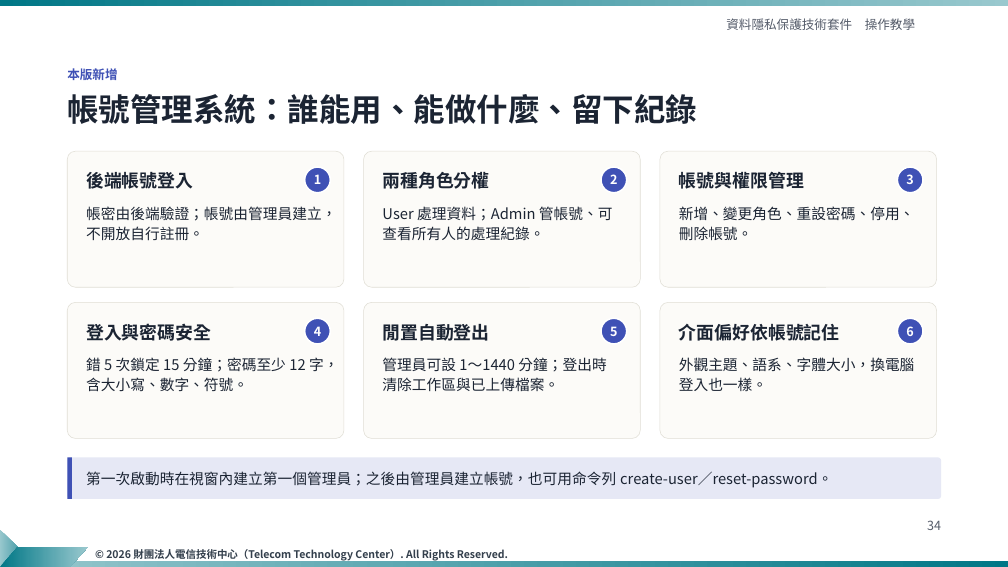
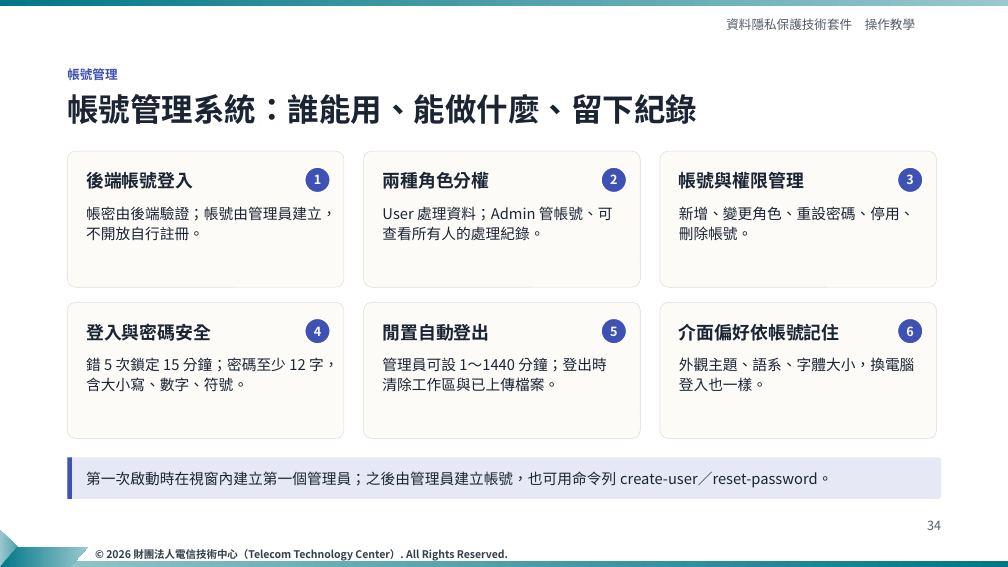
Before and after one commit to ttcdog115016/Demo, a slide deck: slide 34 of slides/資料隱私保護技術套件_操作教學_TTC樣板_v4.pptx. Drawn at 1008x567 pixels with LibreOffice and Linux fonts; fonts in the diff are those of the drawing; background and template pictures are left out. Boxes give left, top, right and bottom in pixels: in the first picture for what was removed or moved away, otherwise in the second. Text is boxed around its words. In the diff, an @@ line names an element or a change of style, - is before the commit and + after.

```diff
--- a/slides/資料隱私保護技術套件_操作教學_TTC樣板_v4.pptx
+++ b/slides/資料隱私保護技術套件_操作教學_TTC樣板_v4.pptx
@@ text at (x1=67, y1=66, x2=117, y2=83): text changed @@
-本版新增
+帳號管理
```
Also in this commit, not shown: 4 other slides changed, 4 other files.
